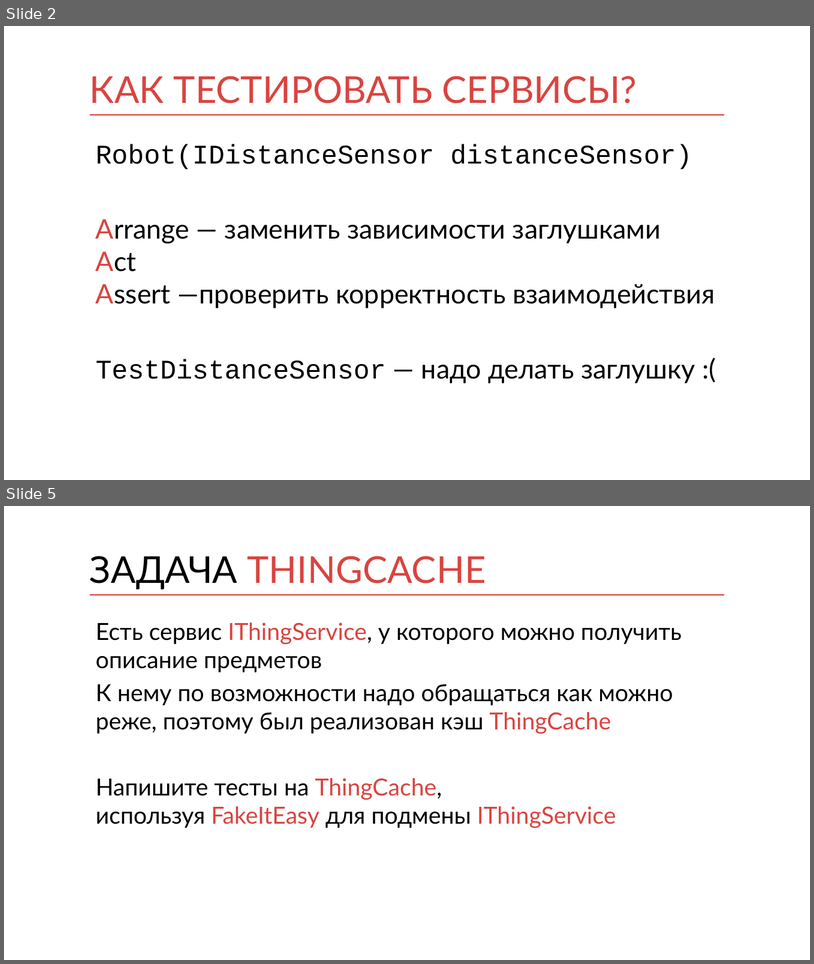
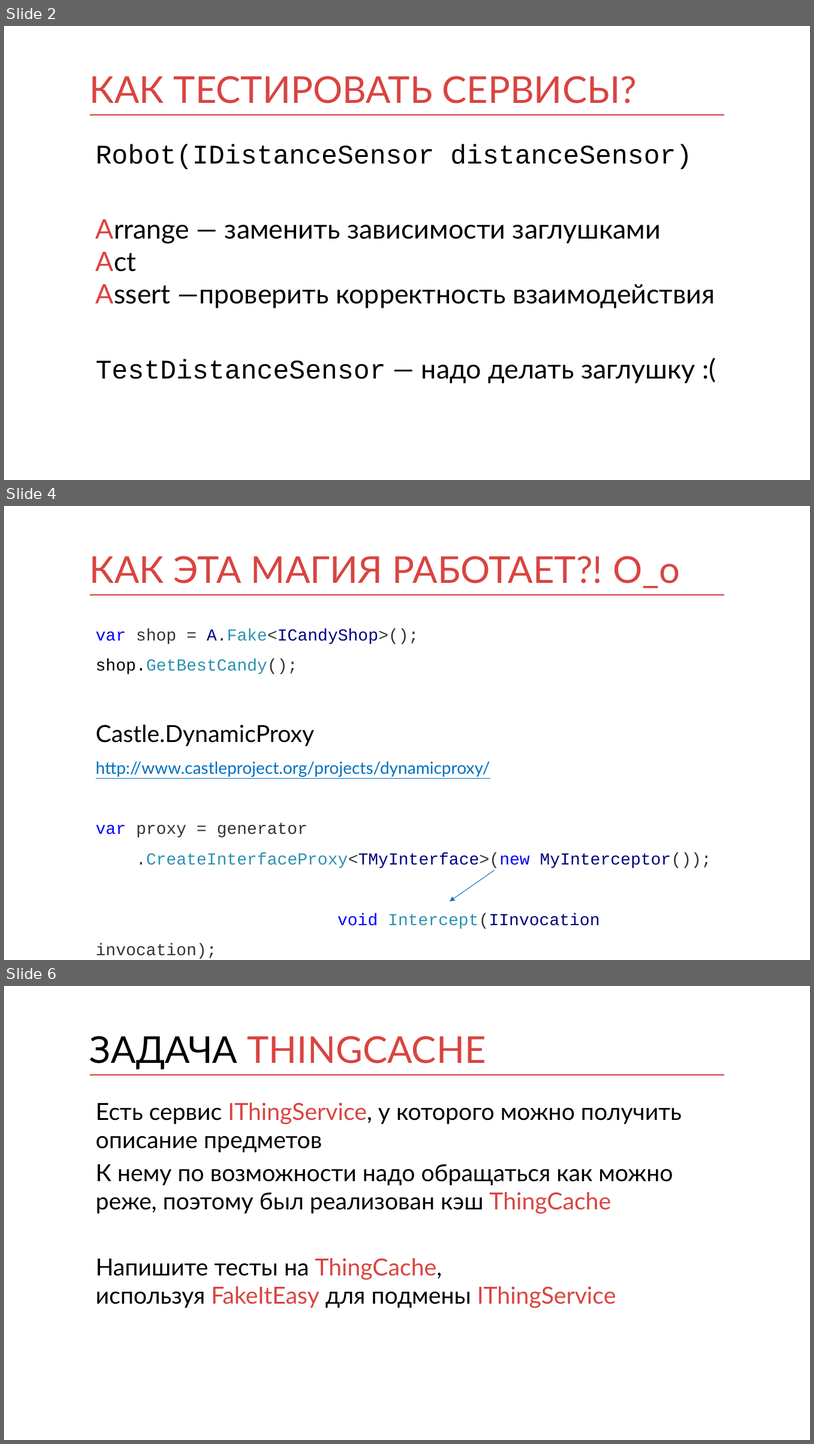
Before and after one commit to kontur-courses/mocks, a slide deck: mocks.pptx. Shown one above the other, each under a label of ours: slides 2 and 5 before the commit, slides 2, 4 and 6 after it; the slides between them are not shown. The pictures are 814x964 and 814x1444 pixels, drawn with LibreOffice and Linux fonts; fonts in the diff are those of the drawing. Boxes give left, top, right and bottom in pixels: in the first picture for what was removed or moved away, otherwise in the second. Text is boxed around its words. In the diff, an @@ line names an element or a change of style, - is before the commit and + after.

```diff
--- a/mocks.pptx
+++ b/mocks.pptx
@@ slide 4 added at (4, 506, 810, 960), background #FFFFFF; not listed: 1 template element that a slide beside it also shows @@
@@ title added at (90, 556, 680, 588), 44 pt, text #D94440 @@
+КАК ЭТА МАГИЯ РАБОТАЕТ?! O_o
@@ text added at (96, 628, 712, 928), 20 pt, text #0070C0 @@
+var shop = A.Fake<ICandyShop>();
+shop.GetBestCandy();
+Castle.DynamicProxy
+http://www.castleproject.org/projects/dynamicproxy/
+var proxy = generator
+.CreateInterfaceProxy<TMyInterface>(new MyInterceptor());
+void Intercept(IInvocation invocation);
@@ arrow added from (495, 870) to (450, 901), #1976BE 0.75 pt @@
@@ what was slide 5 is now slide 6 @@
```
Also in this commit, not shown: 5 slides changed, 2 other files.
